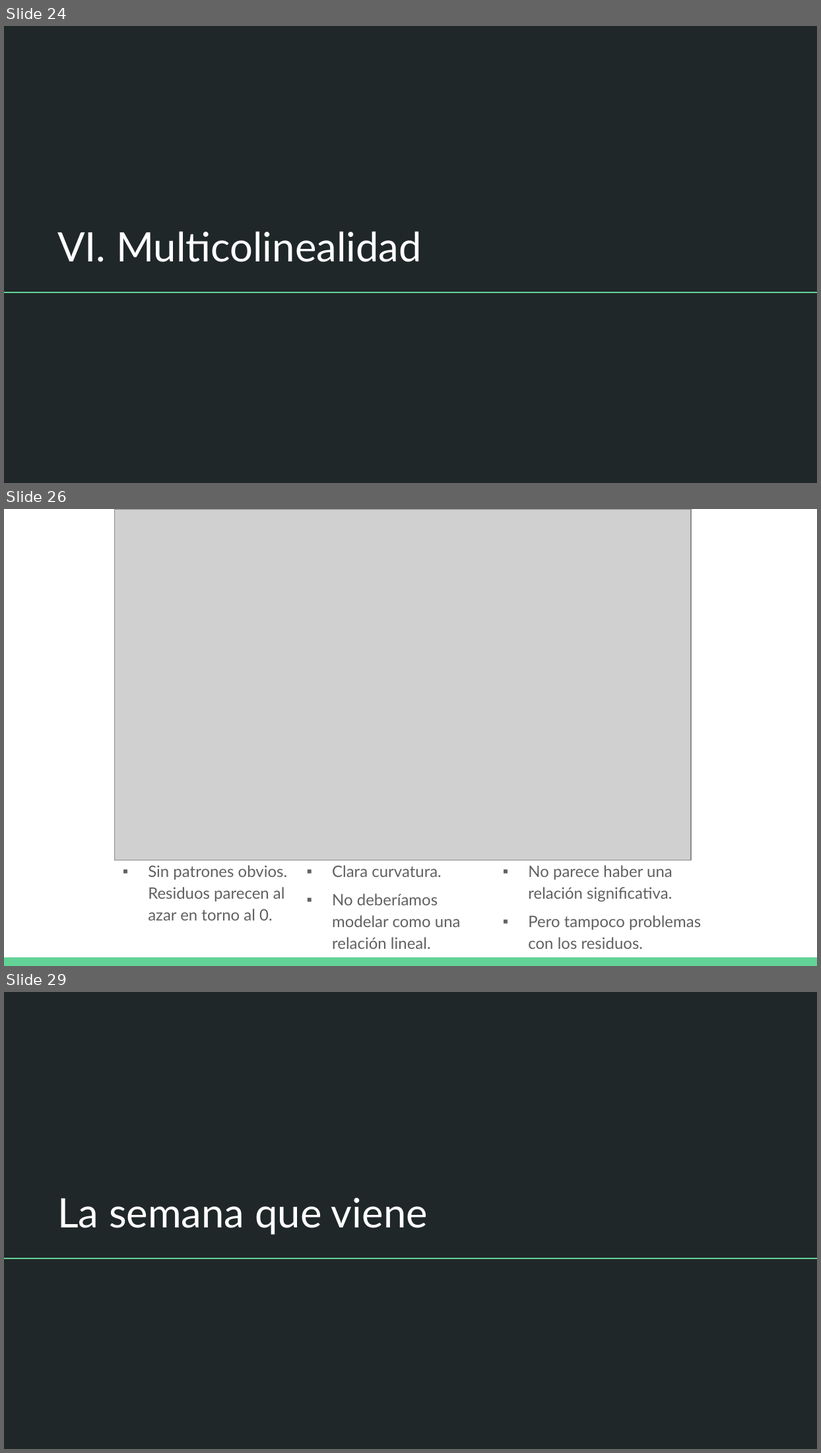
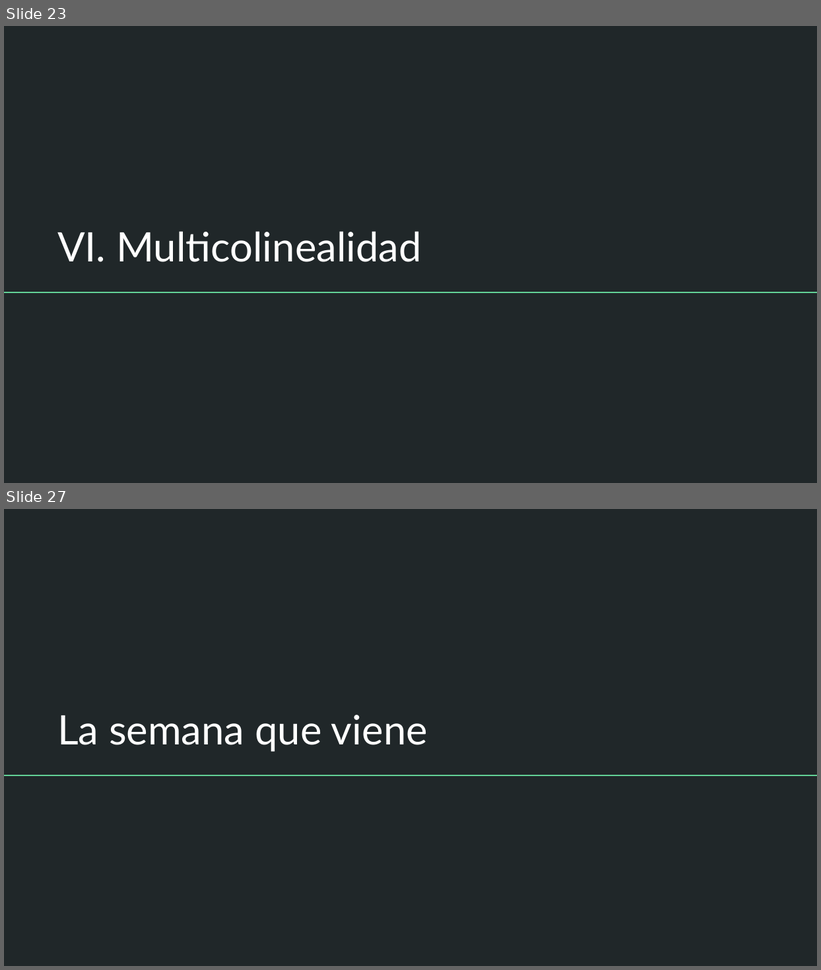
Before and after one commit to DCSCyHD/2023_modulo_3, a slide deck: clase3/teorica_3.pptx. Shown one above the other, each under a label of ours: slides 24, 26 and 29 before the commit, slides 23 and 27 after it; the slides between them are not shown. The pictures are 821x1453 and 821x970 pixels, drawn with LibreOffice and Linux fonts; fonts in the diff are those of the drawing; grey boxes stand for pictures. Boxes give left, top, right and bottom in pixels: in the first picture for what was removed or moved away, otherwise in the second. Text is boxed around its words. In the diff, an @@ line names an element or a change of style, - is before the commit and + after.

```diff
--- a/clase3/teorica_3.pptx
+++ b/clase3/teorica_3.pptx
@@ slide 26 removed at (4, 509, 817, 966), background #FFFFFF @@
@@ picture removed at (115, 509, 691, 861) @@
@@ text removed at (148, 865, 288, 921) @@
-▪ Sin patrones obvios. Residuos parecen al azar en torno al 0.
@@ text removed at (332, 865, 461, 949) @@
-▪ Clara curvatura.
-▪ No deberíamos modelar como una relación lineal.
@@ text removed at (528, 865, 701, 949) @@
-▪ No parece haber una relación significativa.
-▪ Pero tampoco problemas con los residuos.
@@ rectangle removed at (4, 958, 817, 966) @@
@@ what was slide 24 is now slide 23 @@
@@ what was slide 29 is now slide 27 @@
```
Also in this commit, not shown: 5 slides changed, 5 slides added, 6 other slides removed, 1 other file.
